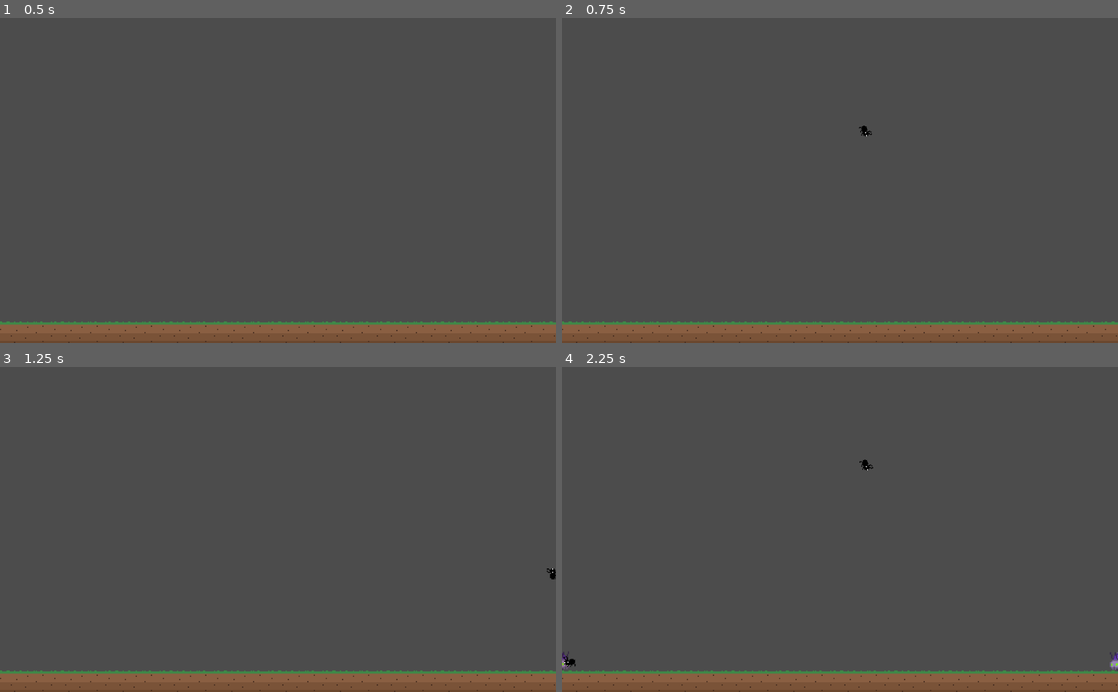
Above: before the commit, frames 1-4 (two rows, left to right).
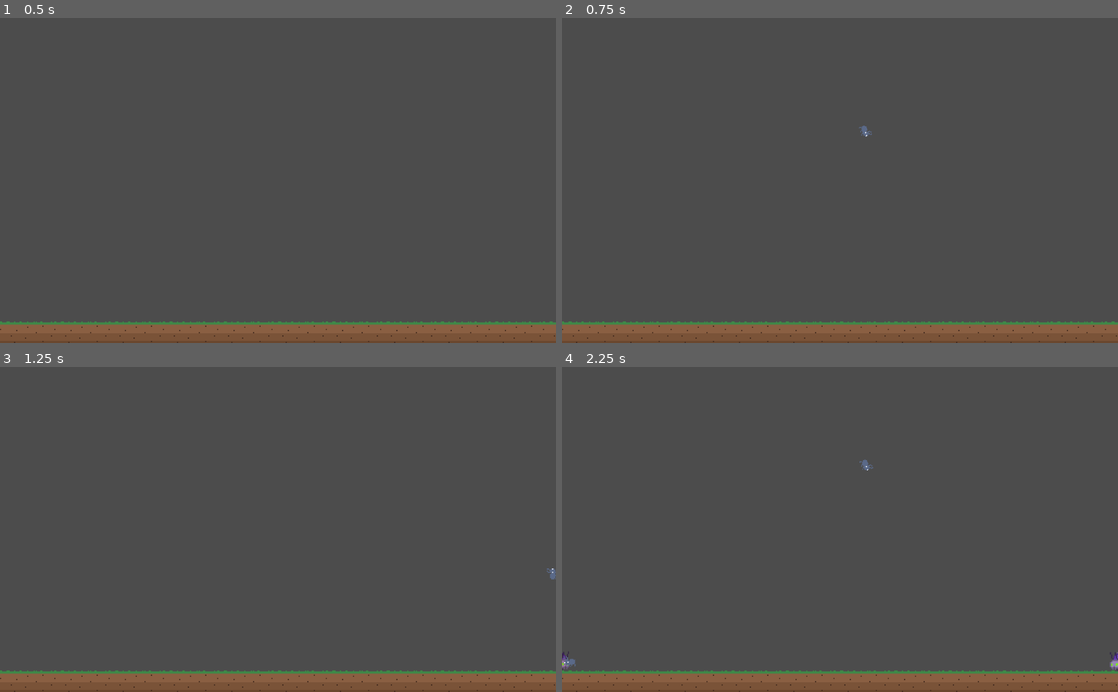
Above: after the commit, the same moments.

Repository: asafigan/game-off-2021
Game: Godot game, scene res://src/BattleField.tscn
The game is run twice, just before and just after one commit, with the same random seed, the same clock (stepped at 60 frames per second) and the same inputs.
Inputs (mouse positions are in pixels of both pictures, inside the frame that each line leads up to):
- Up to frame 1 (0.5 s): no input
- Up to frame 2 (0.75 s): tap Enter at 0.5 s; move the mouse to (962, 164) at 0.52 s; click (962, 164) at 0.67 s
- Up to frame 3 (1.25 s): no input
- Up to frame 4 (2.25 s): drag from (728, 545) to (840, 662) at 1.27 s; move the mouse to (895, 458) at 2.02 s; click (895, 458) at 2.17 s

Frame 1 is identical in both runs. In frame 2, less than 0.1% of the frame differs, in the area x 53-56%, y 33-37%; in frame 3, less than 0.1%; in frame 4, less than 0.1%, in the area x 0-56%, y 28-93%.

Commit message:
chore: :bento: replaced ant sprite

Diff:
--- a/src/catapult/projectiles/AntProjectile.tscn
+++ b/src/catapult/projectiles/AntProjectile.tscn
@@ -1,10 +1,10 @@
 [gd_scene load_steps=5 format=2]
 
-[ext_resource path="res://assets/tiny ant 1.png" type="Texture" id=1]
+[ext_resource path="res://assets/ant-gray.png" type="Texture" id=1]
 [ext_resource path="res://src/catapult/projectiles/Projectile.gd" type="Script" id=2]
 [ext_resource path="res://src/creatures/Ant.tscn" type="PackedScene" id=4]
 
-[sub_resource type="CapsuleShape2D" id=3]
+[sub_resource type="CapsuleShape2D" id=1]
 radius = 5.0
 height = 10.0
 
@@ -17,13 +17,13 @@
 spawn_scene = ExtResource( 4 )
 
 [node name="Sprite" type="Sprite" parent="."]
-scale = Vector2( 0.2, 0.2 )
+scale = Vector2( 2, 2 )
 texture = ExtResource( 1 )
 
 [node name="CollisionShape2D" type="CollisionShape2D" parent="."]
 position = Vector2( 0, 1 )
 rotation = 1.5708
-shape = SubResource( 3 )
+shape = SubResource( 1 )
 
 [node name="Timer" type="Timer" parent="."]
 wait_time = 0.5
--- a/src/creatures/Ant.tscn
+++ b/src/creatures/Ant.tscn
@@ -4,7 +4,7 @@
 [ext_resource path="res://src/collisions/HitBox.tscn" type="PackedScene" id=2]
 [ext_resource path="res://src/collisions/HurtBox.tscn" type="PackedScene" id=3]
 [ext_resource path="res://src/collisions/StopBox.tscn" type="PackedScene" id=4]
-[ext_resource path="res://assets/tiny ant 1.png" type="Texture" id=5]
+[ext_resource path="res://assets/ant-gray.png" type="Texture" id=5]
 [ext_resource path="res://src/collisions/Targeting.tscn" type="PackedScene" id=6]
 
 [sub_resource type="Animation" id=1]
@@ -180,11 +180,9 @@
 [node name="Pivot" type="Position2D" parent="."]
 
 [node name="Sprite" type="Sprite" parent="Pivot"]
-position = Vector2( 2, -2 )
-rotation = 0.261799
-scale = Vector2( 0.2, 0.2 )
+scale = Vector2( 2, 2 )
 texture = ExtResource( 5 )
-offset = Vector2( 0, -50 )
+offset = Vector2( 0, -5 )
 
 [node name="HitBox" parent="Pivot" instance=ExtResource( 2 )]
 visible = true
@@ -201,6 +199,7 @@
 [node name="CollisionShape2D" parent="Pivot/HurtBox" index="0"]
 position = Vector2( 6, -7 )
 shape = SubResource( 16 )
+disabled = true
 
 [node name="StopBox" parent="Pivot" instance=ExtResource( 4 )]
 collision_mask = 16
Binary file added: assets/ant-gray.png
Not shown, changed: assets/ant-gray.png.import
Binary file removed: assets/tiny ant 1.png
